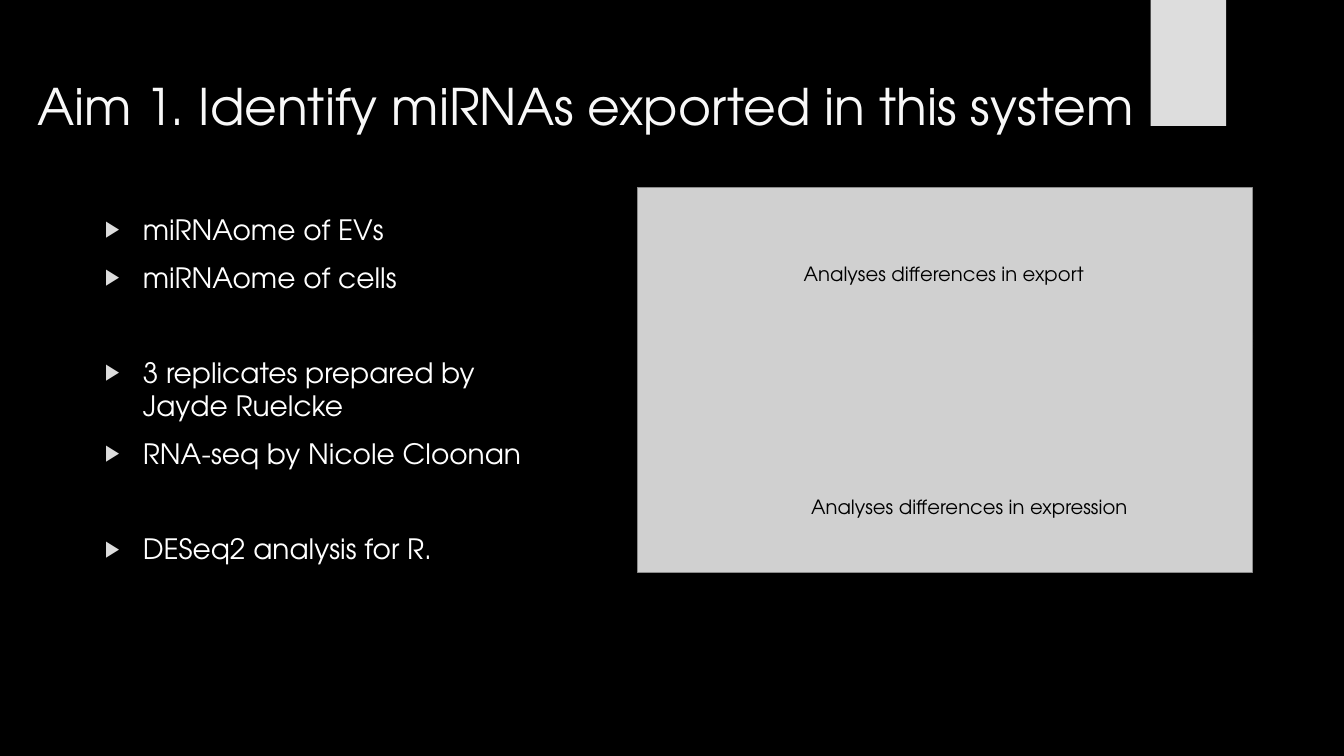
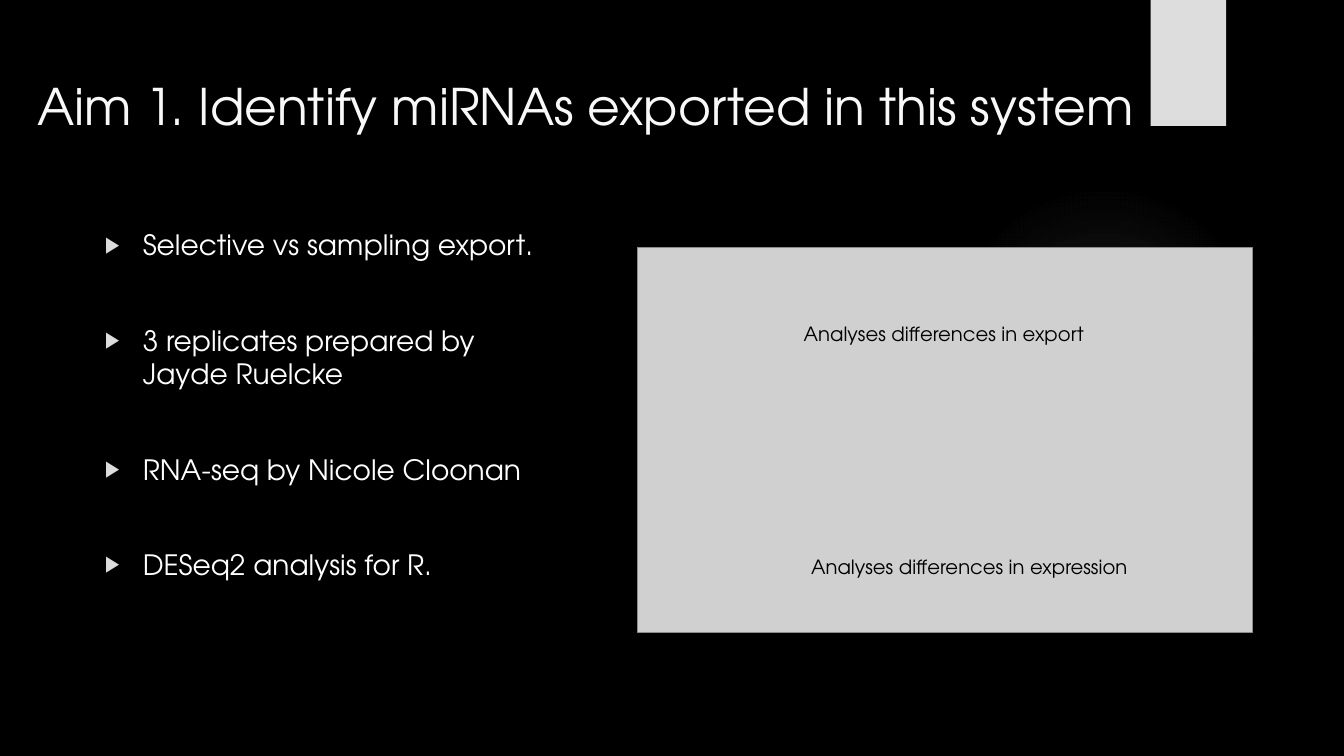
Before and after one commit to HarleyRobinson/Honours2, a slide deck: slide 8 of CollCompBiol.pptx. Drawn at 1344x756 pixels with LibreOffice and Linux fonts; fonts in the diff are those of the drawing; grey boxes stand for pictures; background and template pictures are left out. Boxes give left, top, right and bottom in pixels: in the first picture for what was removed or moved away, otherwise in the second. Text is boxed around its words. In the diff, an @@ line names an element or a change of style, - is before the commit and + after.

```diff
--- a/CollCompBiol.pptx
+++ b/CollCompBiol.pptx
@@ text "Selective vs sampling export.": place and size @@
-text "Selective vs sampling export." at (143,219,521,565)
+text "Selective vs sampling export." at (143,234,533,581)
@@ text at (143,234,533,261): text changed @@
-▶ miRNAome of EVs
-▶ miRNAome of cells
+▶ Selective vs sampling export.
@@ 2 texts, 1 picture: place and size @@
-2 texts, 1 picture at (637,188,1252,572)
+2 texts, 1 picture at (637,248,1252,632)
```
Also in this commit, not shown: 1 other slide changed, 1 other file.
